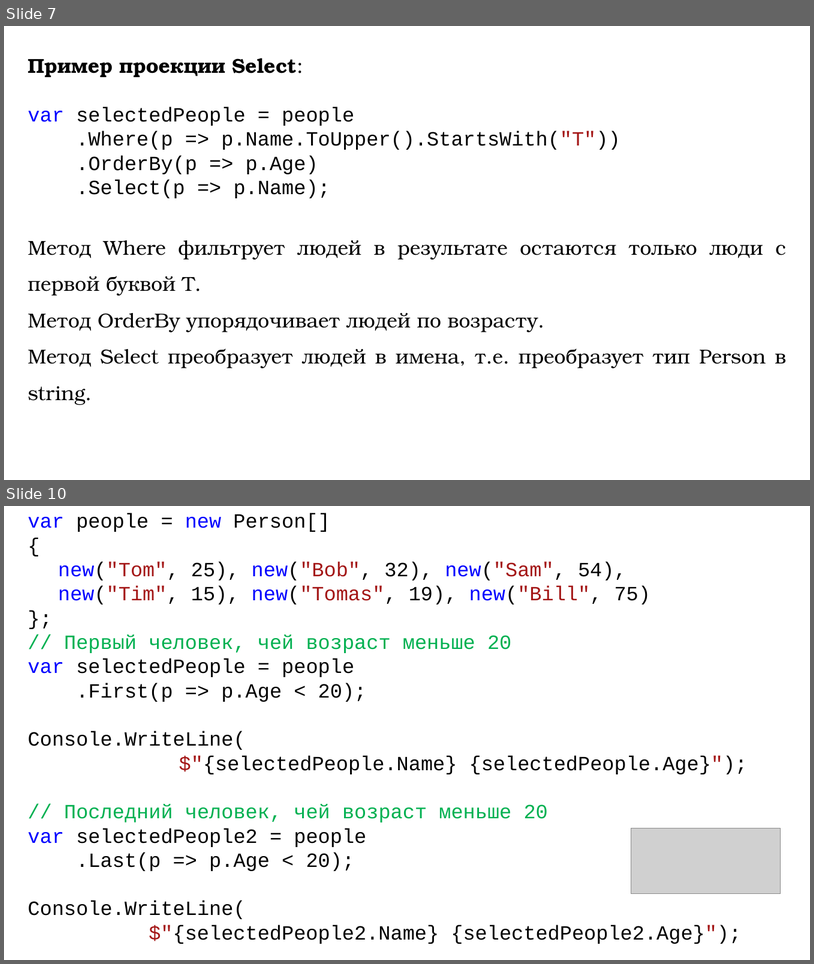
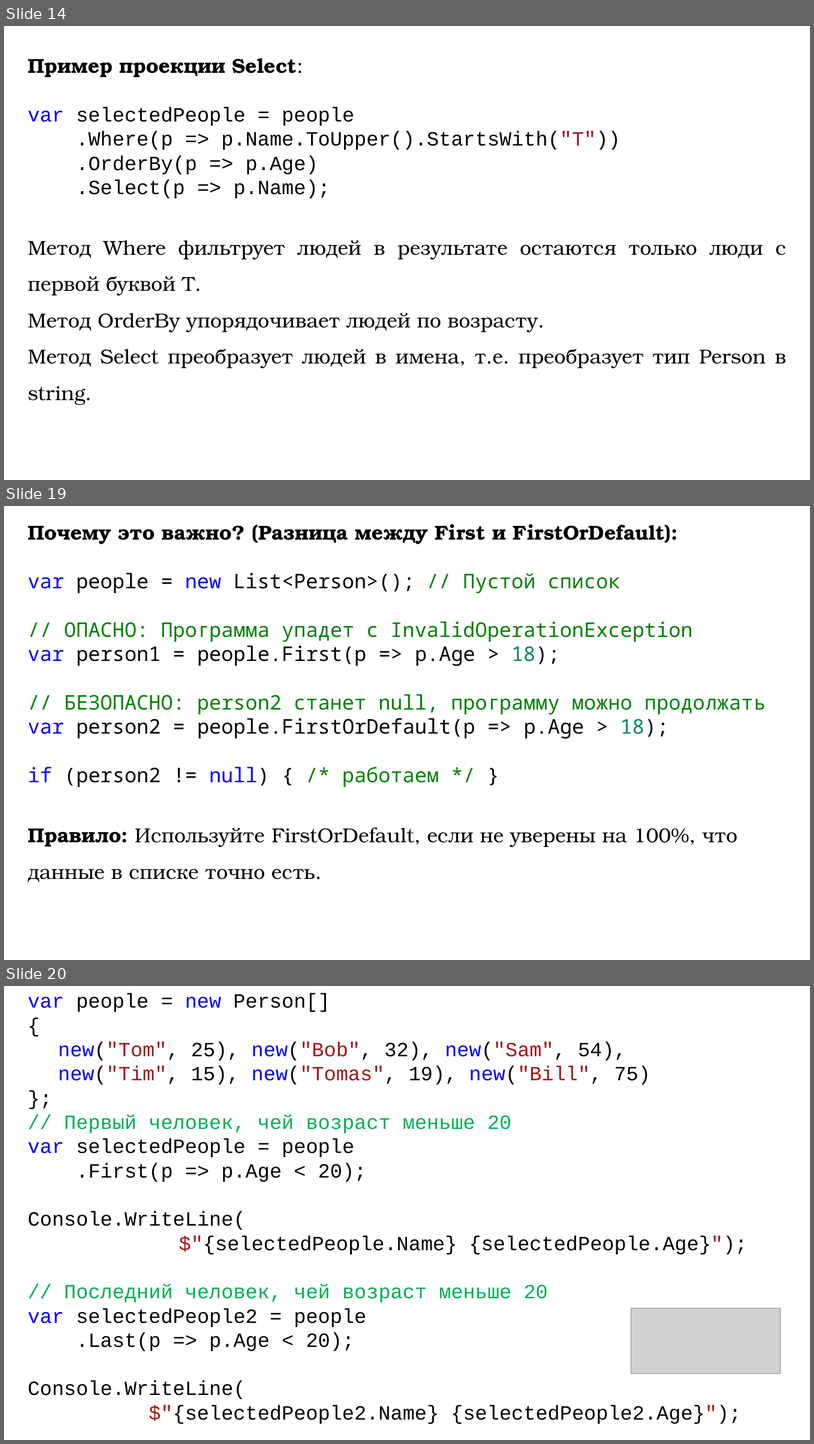
Before and after one commit to DaniilKlyukin/OOP-4, a slide deck: Лекции/ООП 1 лек 7.pptx. Shown one above the other, each under a label of ours: slides 7 and 10 before the commit, slides 14, 19 and 20 after it; the slides between them are not shown. The pictures are 814x964 and 814x1444 pixels, drawn with LibreOffice and Linux fonts; fonts in the diff are those of the drawing; grey boxes stand for pictures. Boxes give left, top, right and bottom in pixels: in the first picture for what was removed or moved away, otherwise in the second. Text is boxed around its words. In the diff, an @@ line names an element or a change of style, - is before the commit and + after.

```diff
--- a/Лекции/ООП 1 лек 7.pptx
+++ b/Лекции/ООП 1 лек 7.pptx
@@ slide 19 added at bbox=[4, 506, 810, 960], background #FFFFFF @@
@@ text added at bbox=[28, 524, 766, 882], 24 pt, text #000000 @@
+Почему это важно? (Разница между First и FirstOrDefault):
+var people = new List<Person>(); // Пустой список
+// ОПАСНО: Программа упадет с InvalidOperationException
+var person1 = people.First(p => p.Age > 18);
+// БЕЗОПАСНО: person2 станет null, программу можно продолжать
+var person2 = people.FirstOrDefault(p => p.Age > 18);
+if (person2 != null) { /* работаем */ }
+Правило: Используйте FirstOrDefault, если не уверены на 100%, что данные в списке точно есть.
@@ what was slide 7 is now slide 14 @@
@@ what was slide 10 is now slide 20 @@
```
Also in this commit, not shown: 4 slides changed, 12 other slides added, 2 slides removed.
